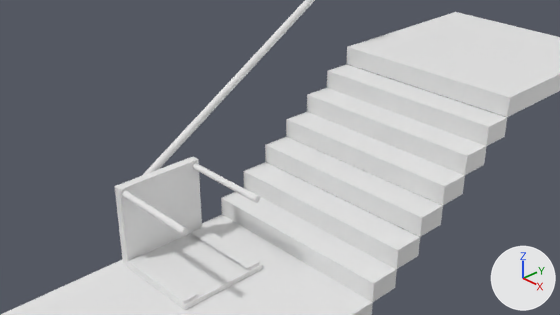
The Blender file src/commonMain/resources/StairLift.blend as it was, and as the next commit left it.
The view is the same before and after, from the file's camera 'Camera'. The axes (+X, +Y, +Z) are drawn at lower right. The lights are the same throughout.
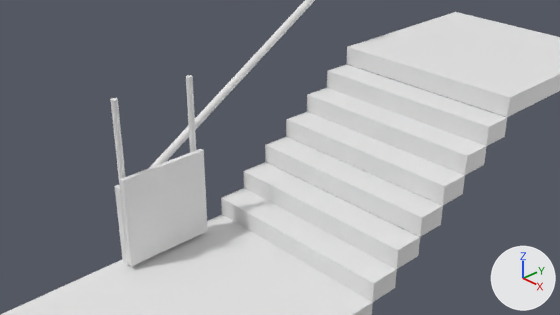
ob_foldable_platform is not drawn itself; it is the parent of ob_base, ob_lower_flap, ob_higher_flap.
ob_barriers is not drawn itself; it is the parent of ob_cylinder, ob_cylinder_001.

Location of each change, [x1, y1, x2, y2] in pixels of the pictures (560 x 315 px):
'Base', moved, turned: before [127, 233, 262, 310]; after [120, 149, 208, 266]
'Lower flap', moved, turned: before [128, 255, 198, 304]; after [119, 181, 129, 262]
'Cylinder', turned: before [122, 190, 188, 236]; after [110, 98, 125, 186]
'Cylinder.001', turned: before [193, 163, 260, 203]; after [186, 75, 196, 153]
'Higher flap', moved, turned (not visible afterwards): before [191, 227, 260, 270]
'Internals', unchanged, covered by the edit: before [115, 157, 202, 265]; after [115, 185, 129, 266]

What changed in the scene script:
```text
Change ob_base:
    ob_base.location: (0.0, 0.0, 0.0) -> (1.363, 0.0, 0.0)
Change ob_lower_flap:
    ob_lower_flap.location: (0.68, -0.678, 0.035) -> (2.036, -0.671, 0.035)
Change ob_foldable_platform:
    ob_foldable_platform.location: (0.68, -0.208, 0.174) -> (-0.622, -0.208, 0.174)
    ob_foldable_platform.rotation_euler: (0.0, 0.0, 0.0) -> (0.0, -1.571, 0.0)  # degrees (0, 0, 0) -> degrees (0, -90, 0)
Change ob_higher_flap:
    ob_higher_flap.location: (0.68, 0.68, 0.035) -> (2.043, 0.673, 0.035)
Change ob_barriers:
    ob_barriers.rotation_euler: (0.0, 0.0, 0.0) -> (0.0, -1.571, 0.0)  # degrees (0, 0, 0) -> degrees (0, -90, 0)
```
